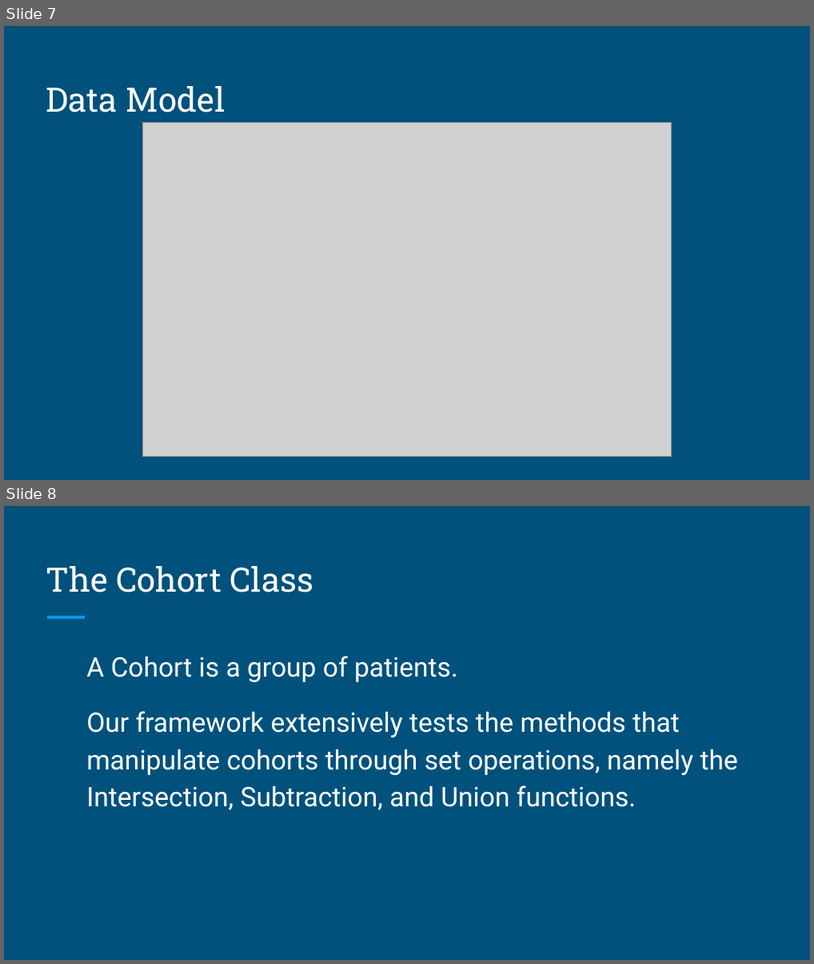
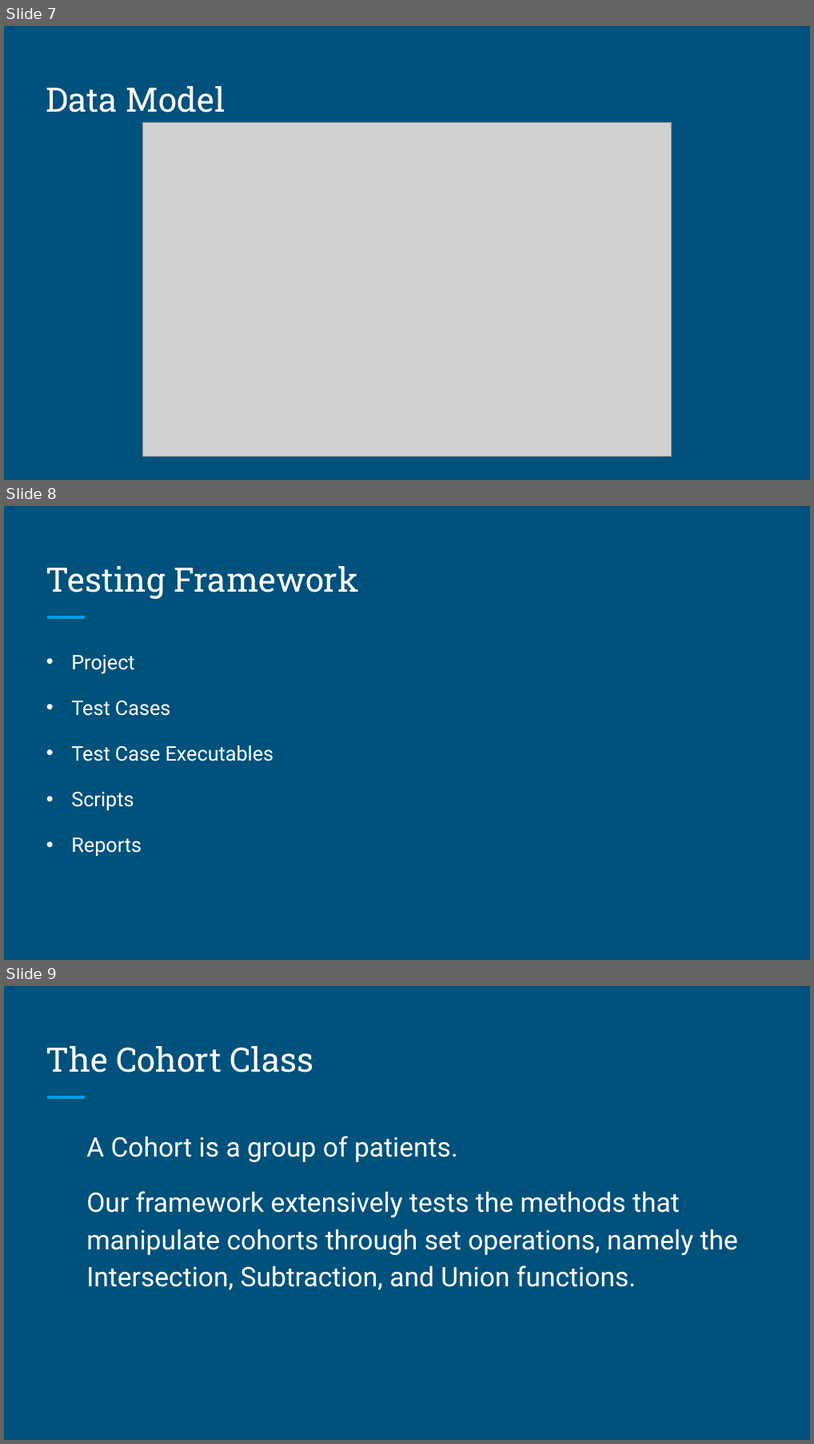
Before and after one commit to CSCI-362-02-2015/Team1, a slide deck: Team_Insert_Name_Here_Presentation.pptx. Shown one above the other, each under a label of ours: slides 7 and 8 before the commit, slides 7, 8 and 9 after it. The pictures are 814x964 and 814x1444 pixels, drawn with LibreOffice and Linux fonts; fonts in the diff are those of the drawing; grey boxes stand for pictures. Boxes give left, top, right and bottom in pixels: in the first picture for what was removed or moved away, otherwise in the second. Text is boxed around its words. In the diff, an @@ line names an element or a change of style, - is before the commit and + after.

Commit message:
Test Automation

```diff
--- a/Team_Insert_Name_Here_Presentation.pptx
+++ b/Team_Insert_Name_Here_Presentation.pptx
@@ slide 8 added at bbox=[4, 506, 810, 960], background #00517C; not listed: 1 template element that a slide beside it also shows @@
@@ title added at bbox=[46, 566, 358, 599], 30 pt, text #FFFFFF @@
+Testing Framework
@@ text added at bbox=[71, 655, 274, 856], 18 pt, text #FFFFFF @@
+• Project
+• Test Cases
+• Test Case Executables
+• Scripts
+• Reports
@@ what was slide 8 is now slide 9 @@
```
Also in this commit, not shown: 1 other file.
